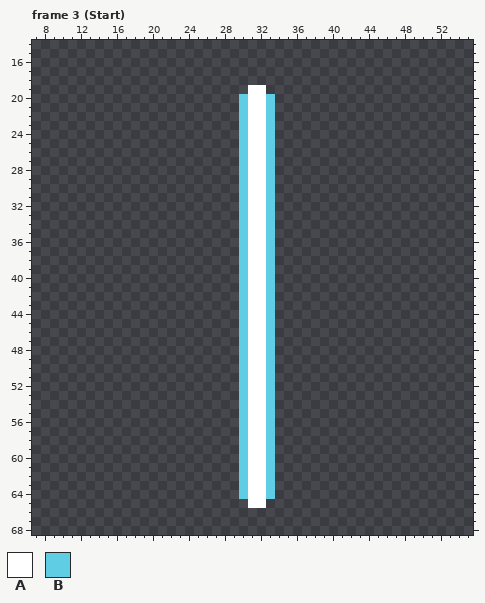
Pixel-art file, stored at Abduction101/SourceAssets/Models/ObliterationRay.aseprite. Above: the version before the commit.
64x128 pixels, 13 frames. Shown: frame 3 (Start): x 7..55, y 14..68. The commit also changed other frames, which this record leaves out.
Palette (. is transparent): A #ffffff  B #5fcde4
Pixels before, frame 3 (Start) (only the part around the change), first column x 19:
15 ...........................
16 ...........................
17 ...........................
18 ...........................
19 ............AA.............
20 ...........BAAB............
21 ...........BAAB............
22 ...........BAAB............
23 ...........BAAB............
24 ...........BAAB............
25 ...........BAAB............
26 ...........BAAB............
27 ...........BAAB............
28 ...........BAAB............
29 ...........BAAB............
30 ...........BAAB............
31 ...........BAAB............
32 ...........BAAB............
The result:
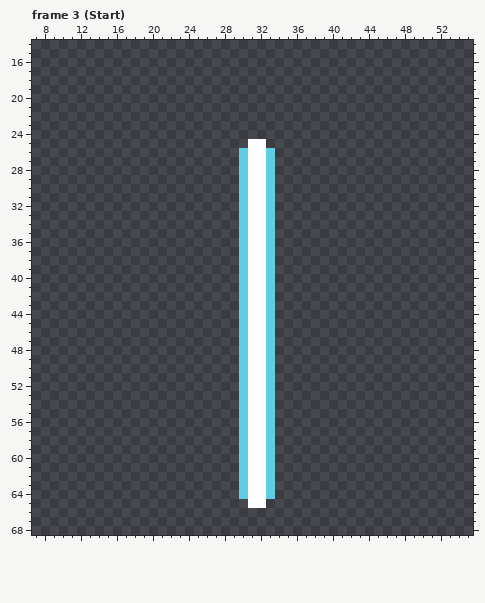
From the commit log: obliteration ray forever once started
Difference:
{"where": "frame 3 (Start)"}
{"frame":3,"y":19,"x":31,"old":"AA","new":".."}
{"frame":3,"y":20,"x":30,"old":"BAAB","new":"...."}
{"frame":3,"y":21,"x":30,"old":"BAAB","new":"...."}
{"frame":3,"y":22,"x":30,"old":"BAAB","new":"...."}
{"frame":3,"y":23,"x":30,"old":"BAAB","new":"...."}
{"frame":3,"y":24,"x":30,"old":"BAAB","new":"...."}
{"frame":3,"y":25,"x":30,"old":"B","new":"."}
{"frame":3,"y":25,"x":33,"old":"B","new":"."}
{"label":"erased","picture_box":[239,85,275,148]}
